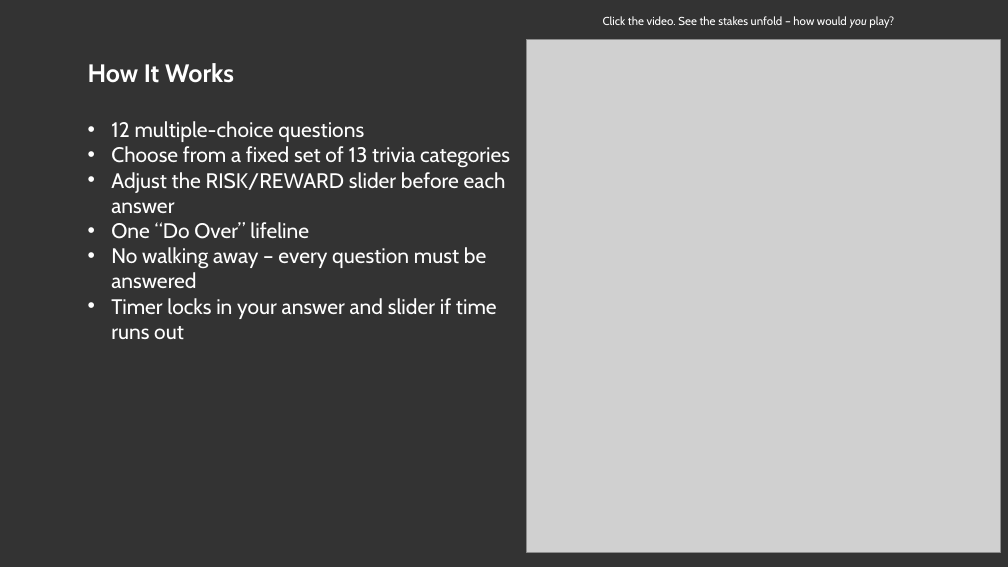
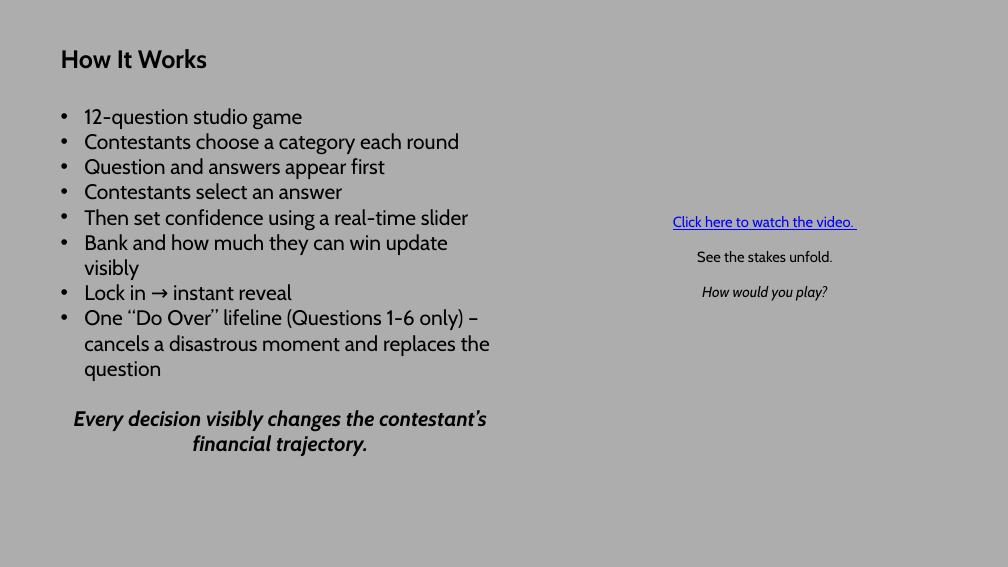
Before and after one commit to mikehardware/risk-vs-reward, a slide deck: slide 4 of risk-vs-reward/downloads/RvR Pitch Deck.pptx (slide 3 before the commit). Drawn at 1008x567 pixels with LibreOffice and Linux fonts; fonts in the diff are those of the drawing; grey boxes stand for pictures. Boxes give left, top, right and bottom in pixels: in the first picture for what was removed or moved away, otherwise in the second. Text is boxed around its words. In the diff, an @@ line names an element or a change of style, - is before the commit and + after.

```diff
--- a/risk-vs-reward/downloads/RvR Pitch Deck.pptx
+++ b/risk-vs-reward/downloads/RvR Pitch Deck.pptx
@@ background #333333 to #ADADAD @@
@@ text "How It Works": place and size @@
-text "How It Works" at bbox=[88, 63, 234, 83]
+text "How It Works" at bbox=[61, 49, 207, 69]
@@ text "How It Works" at bbox=[61, 49, 207, 69]: text colour #FFFFFF to #000000 @@
@@ picture removed at bbox=[527, 40, 1001, 553] @@
@@ text at bbox=[74, 108, 490, 456]: text changed; text colour #FFFFFF to #000000 @@
-• 12 multiple-choice questions
-• Choose from a fixed set of 13 trivia categories
-• Adjust the RISK/REWARD slider before each answer
-• One “Do Over” lifeline
-• No walking away – every question must be answered
-• Timer locks in your answer and slider if time runs out
+• 12-question studio game
+• Contestants choose a category each round
+• Question and answers appear first
+• Contestants select an answer
+• Then set confidence using a real-time slider
+• Bank and how much they can win update visibly
+• Lock in → instant reveal
+• One “Do Over” lifeline (Questions 1-6 only) – cancels a disastrous moment and replaces the question
+Every decision visibly changes the contestant’s financial trajectory.
@@ text at bbox=[673, 216, 854, 301]: text changed; size 11 to 14 pt; text colour #FFFFFF to #000000 @@
-Click the video. See the stakes unfold – how would you play?
+Click here to watch the video.
+See the stakes unfold.
+How would you play?
```
Also in this commit, not shown: 9 other slides changed, 13 other files.
